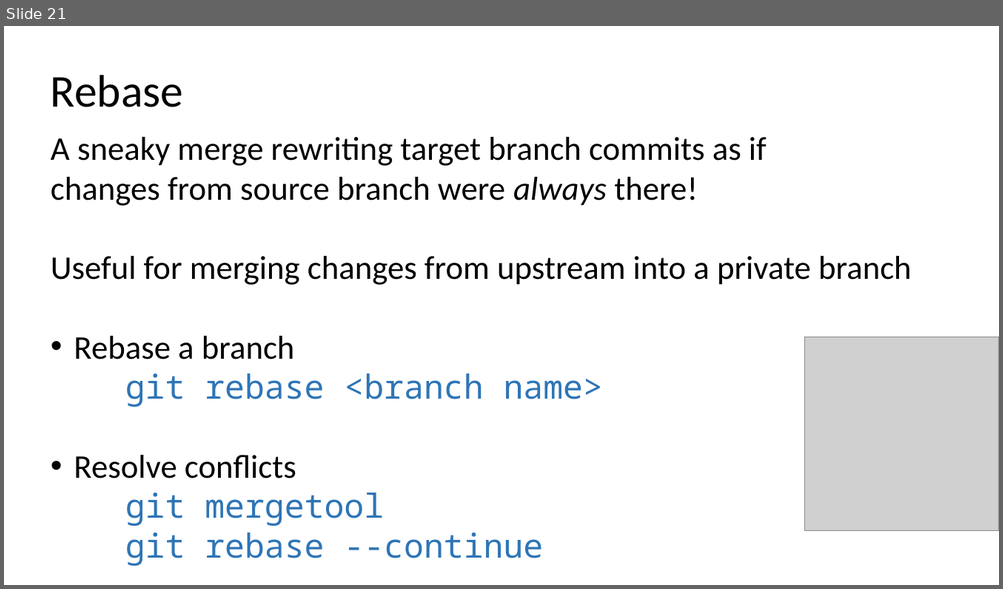
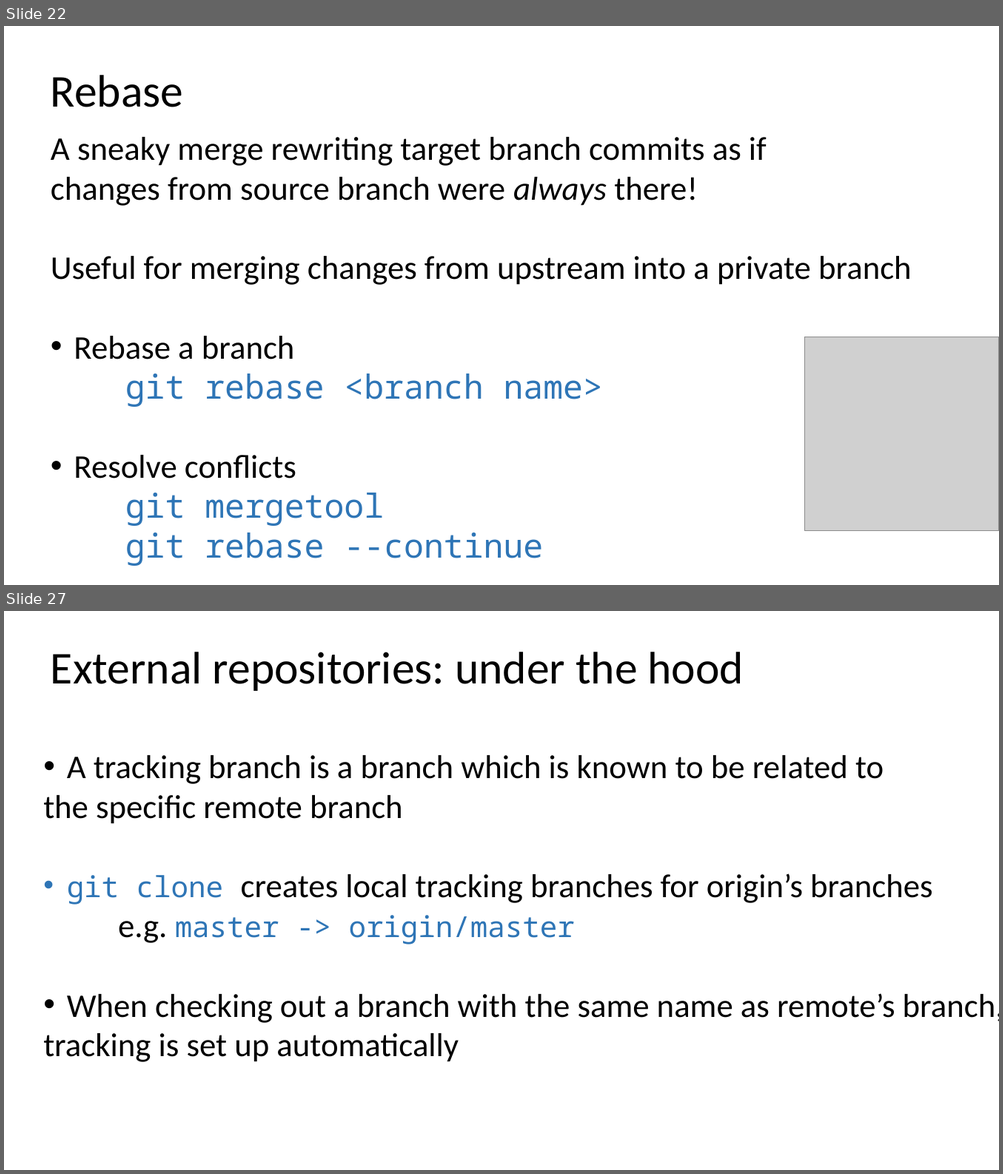
Before and after one commit to ogvolkov/git-101, a slide deck: git101.pptx. Shown one above the other, each under a label of ours: slide 21 before the commit, slides 22 and 27 after it; the slides between them are not shown. The pictures are 1003x589 and 1003x1174 pixels, drawn with LibreOffice and Linux fonts; fonts in the diff are those of the drawing; grey boxes stand for pictures. Boxes give left, top, right and bottom in pixels: in the first picture for what was removed or moved away, otherwise in the second. Text is boxed around its words. In the diff, an @@ line names an element or a change of style, - is before the commit and + after.

Commit message:
More about remotes and additional commit stuff

```diff
--- a/git101.pptx
+++ b/git101.pptx
@@ slide 27 added at box(4, 611, 999, 1170), background #FFFFFF @@
@@ text added at box(51, 652, 744, 691), 44 pt, text #000000 @@
+External repositories: under the hood
@@ text added at box(43, 755, 999, 1062), 32 pt, text #000000 @@
+• A tracking branch is a branch which is known to be related to
+the specific remote branch
+• git clone creates local tracking branches for origin’s branches
+e.g. master -> origin/master
+• When checking out a branch with the same name as remote’s branch,
+tracking is set up automatically
@@ line added from (132, 815) to (134, 957), #FFFFFF 4.5 pt dashed @@
@@ what was slide 21 is now slide 22 @@
```
Also in this commit, not shown: 2 slides changed, 7 other slides added.
